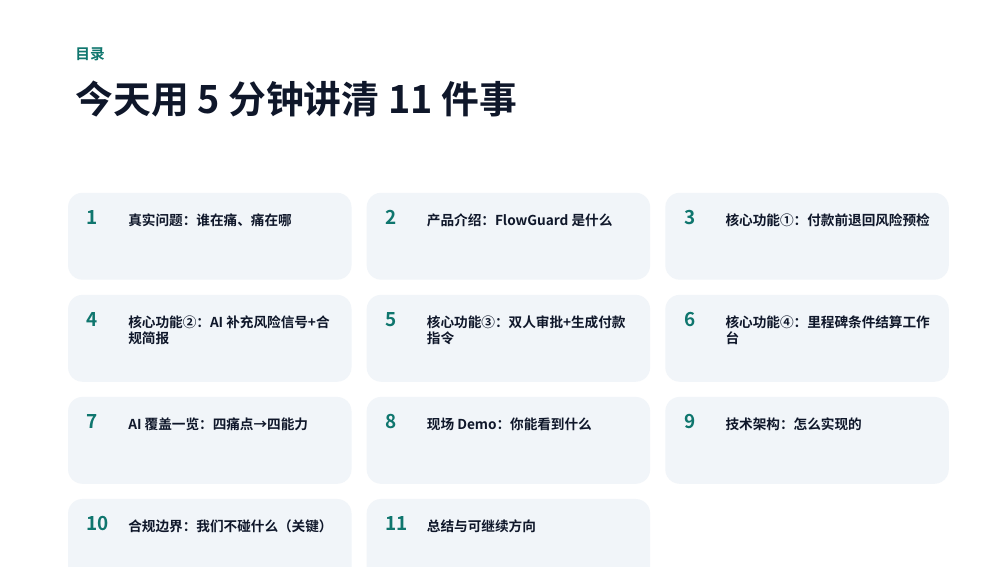
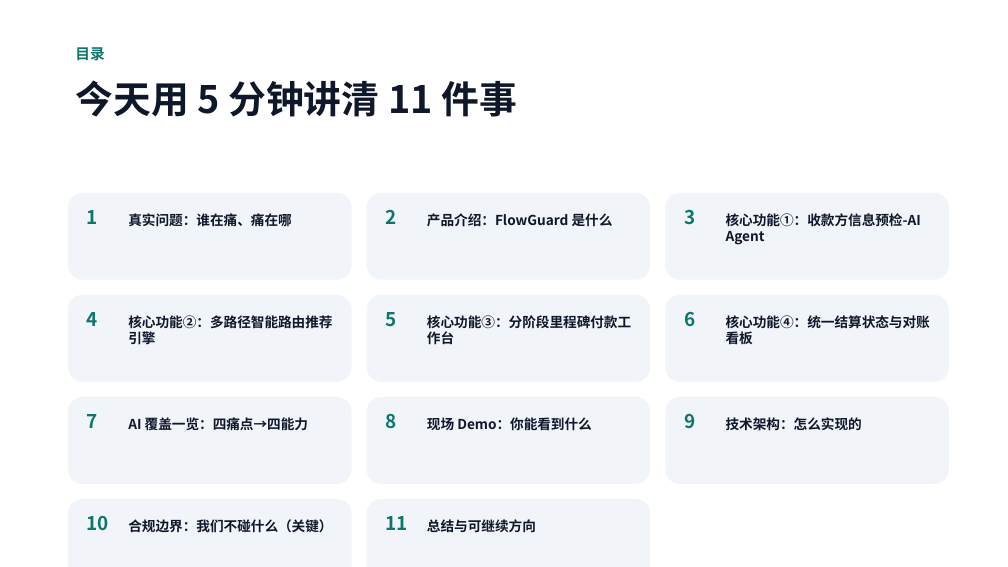
Before and after one commit to Michael-4753/flowguard-payout, a slide deck: slide 2 of public/FlowGuard-Hackathon-Pitch.pptx. Drawn at 1008x567 pixels with LibreOffice and Linux fonts; fonts in the diff are those of the drawing. Boxes give left, top, right and bottom in pixels: in the first picture for what was removed or moved away, otherwise in the second. Text is boxed around its words. In the diff, an @@ line names an element or a change of style, - is before the commit and + after.

```diff
--- a/public/FlowGuard-Hackathon-Pitch.pptx
+++ b/public/FlowGuard-Hackathon-Pitch.pptx
@@ text at (726,213,921,245): text changed @@
-核心功能①：付款前退回风险预检
+核心功能①：收款方信息预检-AI Agent
@@ text at (128,315,332,344): text changed @@
-核心功能②：AI 补充风险信号+合规简报
+核心功能②：多路径智能路由推荐引擎
@@ text at (427,315,631,345): text changed @@
-核心功能③：双人审批+生成付款指令
+核心功能③：分阶段里程碑付款工作台
@@ text at (726,315,930,348): text changed @@
-核心功能④：里程碑条件结算工作台
+核心功能④：统一结算状态与对账看板
```
Also in this commit, not shown: 3 other slides changed, 1 slide added, 1 slide removed, 1 other file.
